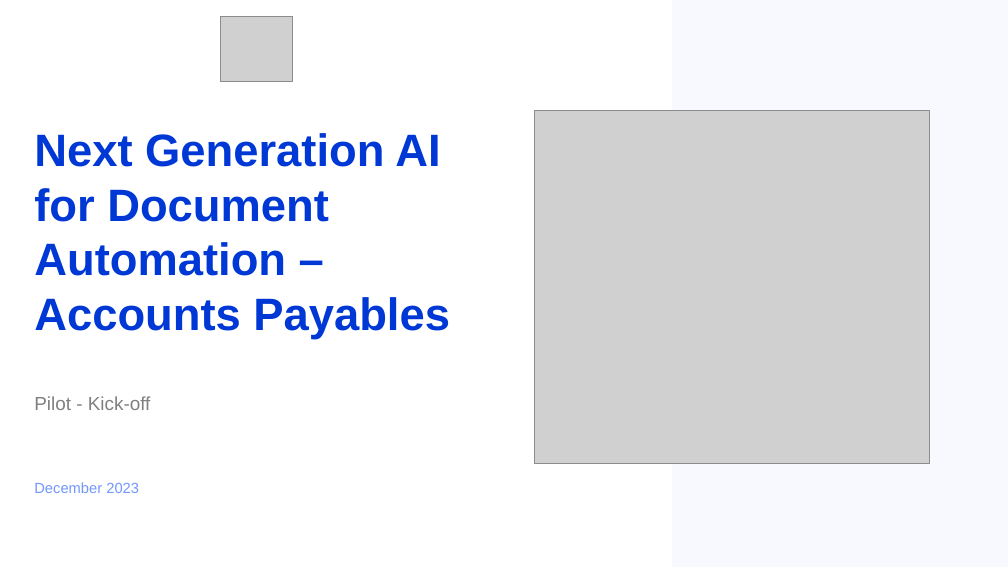
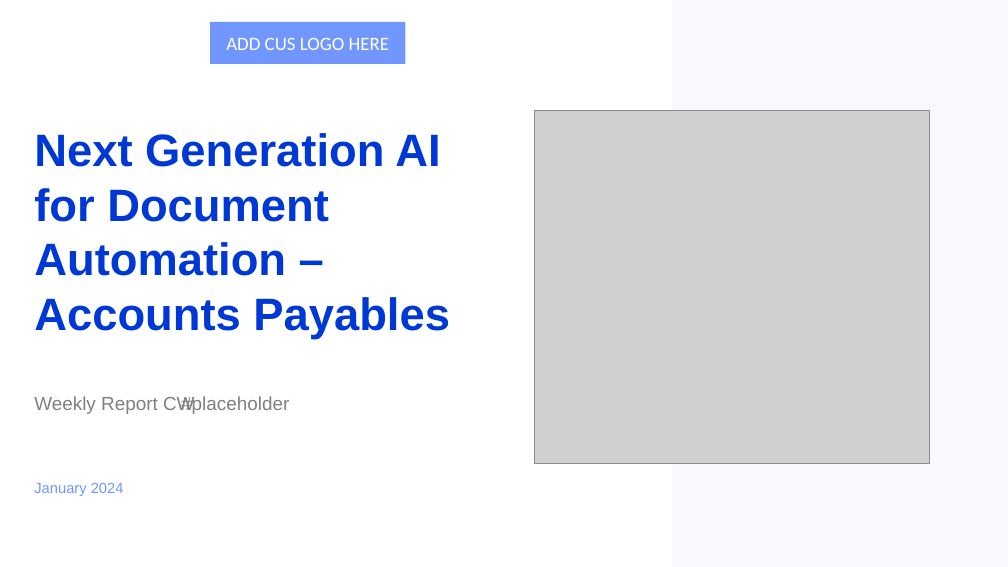
Before and after one commit to stephanHypatos/JIRAAUTOMATER, a slide deck: slide 1 of templates/template.pptx. Drawn at 1008x567 pixels with LibreOffice and Linux fonts; fonts in the diff are those of the drawing; grey boxes stand for pictures; background and template pictures are left out. Boxes give left, top, right and bottom in pixels: in the first picture for what was removed or moved away, otherwise in the second. Text is boxed around its words. In the diff, an @@ line names an element or a change of style, - is before the commit and + after.

Commit message:
updated template for weekly reports

```diff
--- a/templates/template.pptx
+++ b/templates/template.pptx
@@ rectangle added at bbox=[210, 22, 405, 64], fill #7197FF, 18 pt, text #FFFFFF @@
+ADD CUS LOGO HERE
@@ picture removed at bbox=[220, 16, 293, 82] @@
@@ subtitle at bbox=[34, 396, 194, 414]: text changed @@
-Pilot - Kick-off
+Weekly Report CW
@@ text added at bbox=[181, 396, 289, 414], 18 pt, text #808080 @@
+#placeholder
@@ text at bbox=[34, 483, 124, 496]: text changed @@
-December 2023
+January 2024
```
Also in this commit, not shown: 5 other slides changed, 1 slide added, 4 slides removed.
